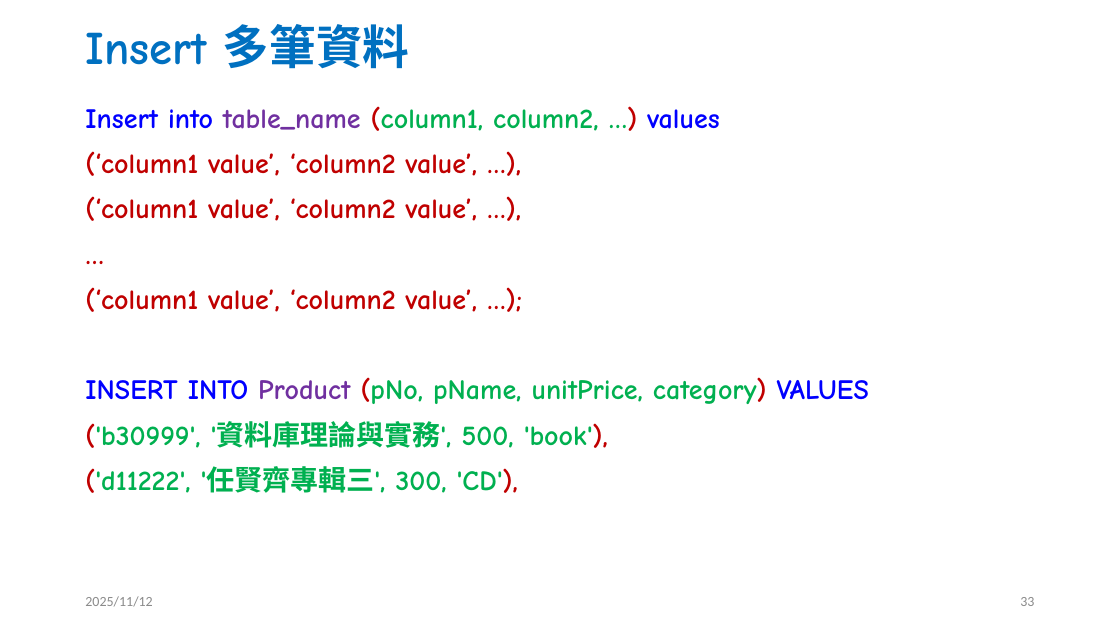
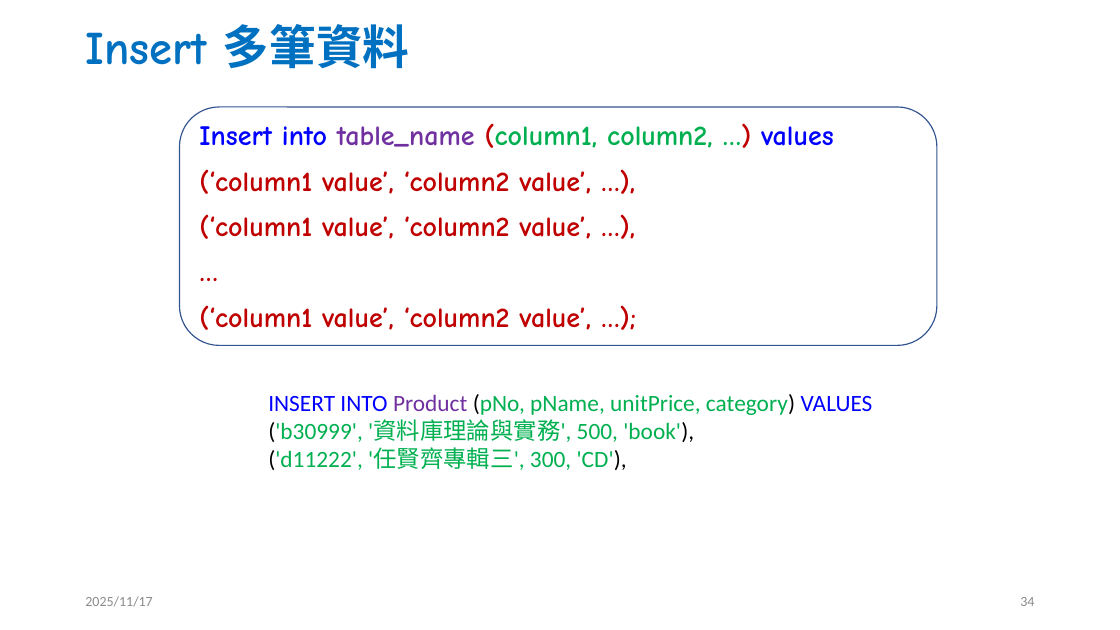
Before and after one commit to jc7qx/2025DB, a slide deck: slide 34 of slides/w10SQL1.pptx (slide 33 before the commit). Drawn at 1120x630 pixels with LibreOffice and Linux fonts; fonts in the diff are those of the drawing. Boxes give left, top, right and bottom in pixels: in the first picture for what was removed or moved away, otherwise in the second. Text is boxed around its words. In the diff, an @@ line names an element or a change of style, - is before the commit and + after.

```diff
--- a/slides/w10SQL1.pptx
+++ b/slides/w10SQL1.pptx
@@ rounded rectangle added at <box>180,107,938,345</box>, outline #325491 1 pt @@
@@ text "Insert into table_name (column1, column2, ...": place and size @@
-text "Insert into table_name (column1, column2, ..." at <box>85,106,869,493</box>
+text "Insert into table_name (column1, column2, ..." at <box>191,113,929,354</box>
@@ text "Insert into table_name (column1, column2, ..." at <box>191,113,929,354</box>: outline none to #FFFFFF 0.75 pt @@
@@ text at <box>85,377,869,493</box>: paragraphs removed @@
-INSERT INTO Product (pNo, pName, unitPrice, category) VALUES
-('b30999', '資料庫理論與實務', 500, 'book'),
-('d11222', '任賢齊專輯三', 300, 'CD'),
@@ text added at <box>268,394,873,470</box>, 20 pt, text #00B050 @@
+INSERT INTO Product (pNo, pName, unitPrice, category) VALUES
+('b30999', '資料庫理論與實務', 500, 'book'),
+('d11222', '任賢齊專輯三', 300, 'CD'),
@@ text at <box>85,596,152,607</box>: text changed @@
-2025/11/12
+2025/11/17
@@ page number at <box>1020,597,1034,606</box>: text changed @@
-33
+34
```
Also in this commit, not shown: 38 other slides changed, 9 slides added, 19 slides removed, 3 other files.
